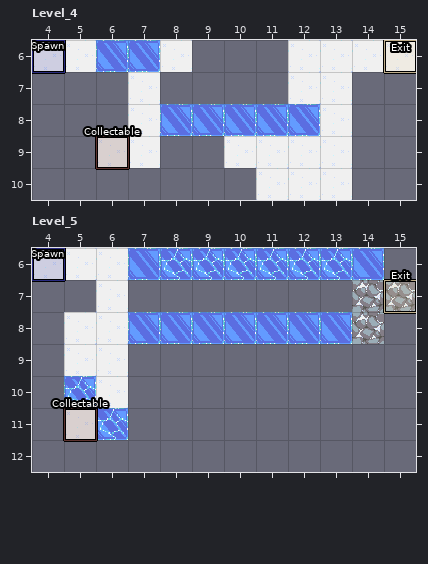
One commit to this LDtk project: assets/world.ldtk. Above, as it was before the edit.
Cells are 32x32 px. Shown: Level_4 x 4..15, y 6..10; Level_5 x 4..15, y 6..12. The commit also changed other parts of the map, which this record leaves out.
New version:
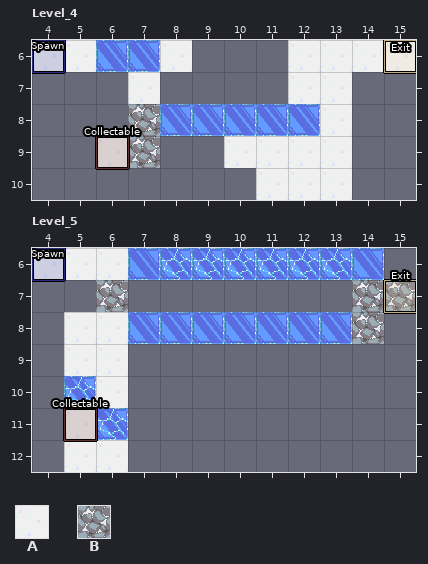
Key: from "SquareTerrain": A 2, B 4.
_ is an empty cell.
Difference:
Layer "Terrain", Level_4:
y 8..9: x 7 A -> B
Layer "Terrain", Level_5:
y 7: x 6 A -> B
y 12: x 5..6 __ -> AA
